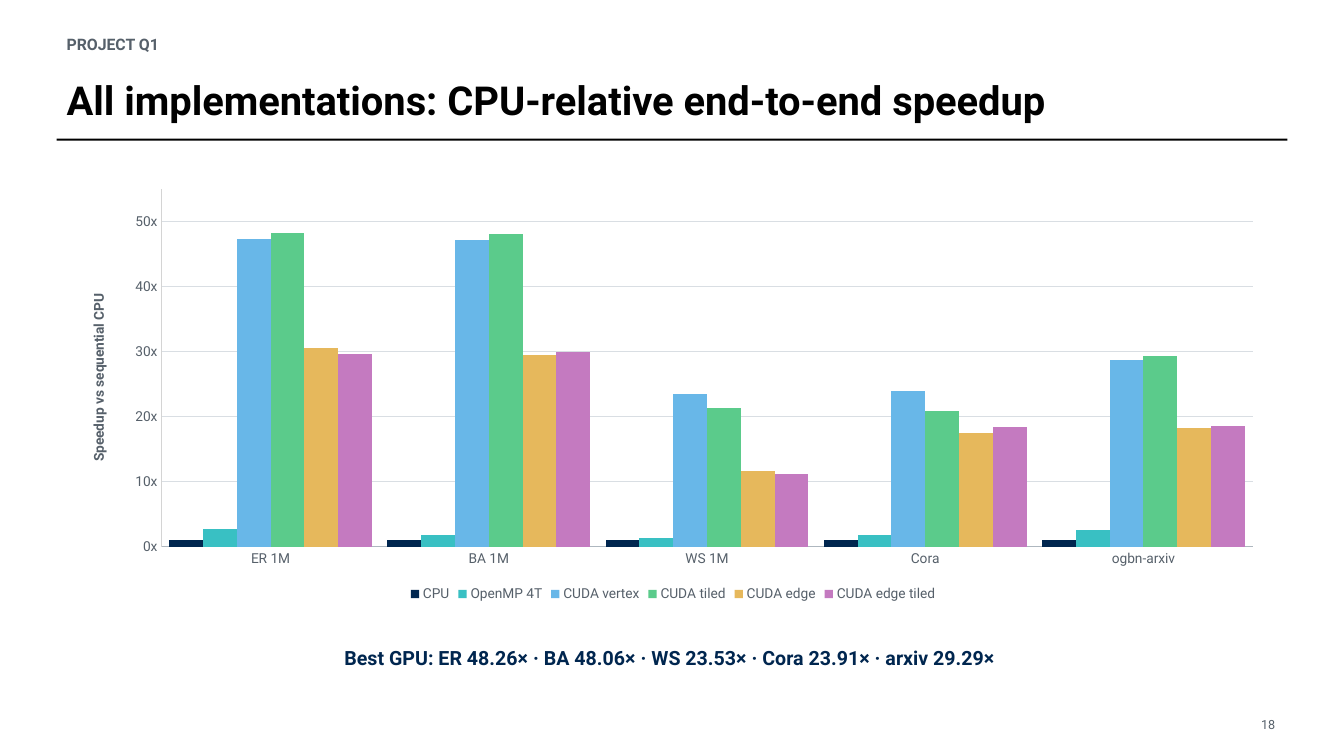
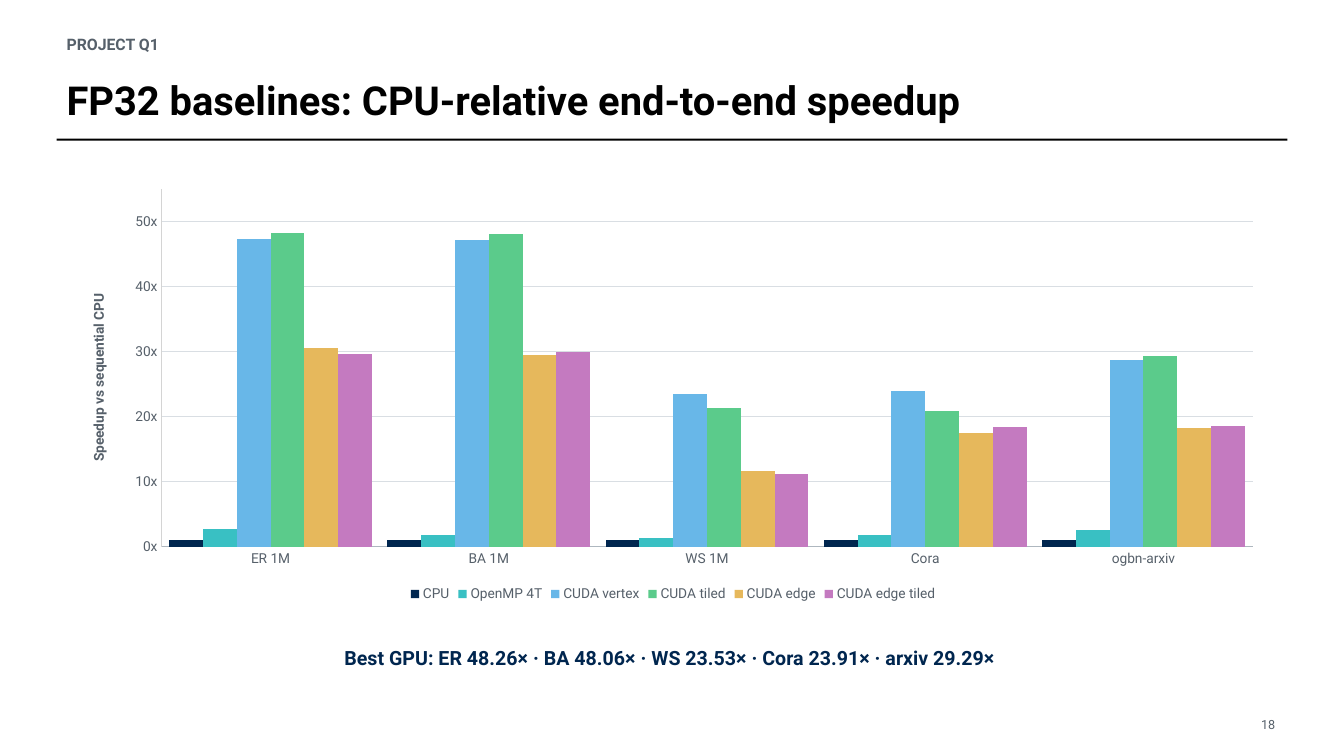
Before and after one commit to numei/gnni_on_gpus, a slide deck: slide 18 of docs/Q1-presentation-final.pptx. Drawn at 1344x756 pixels with LibreOffice and Linux fonts; fonts in the diff are those of the drawing. Boxes give left, top, right and bottom in pixels: in the first picture for what was removed or moved away, otherwise in the second. Text is boxed around its words. In the diff, an @@ line names an element or a change of style, - is before the commit and + after.

```diff
--- a/docs/Q1-presentation-final.pptx
+++ b/docs/Q1-presentation-final.pptx
@@ text at [67, 85, 960, 123]: text changed @@
-All implementations: CPU-relative end-to-end speedup
+FP32 baselines: CPU-relative end-to-end speedup
```
Also in this commit, not shown: 6 other slides changed, 1 slide added, 35 other files.
